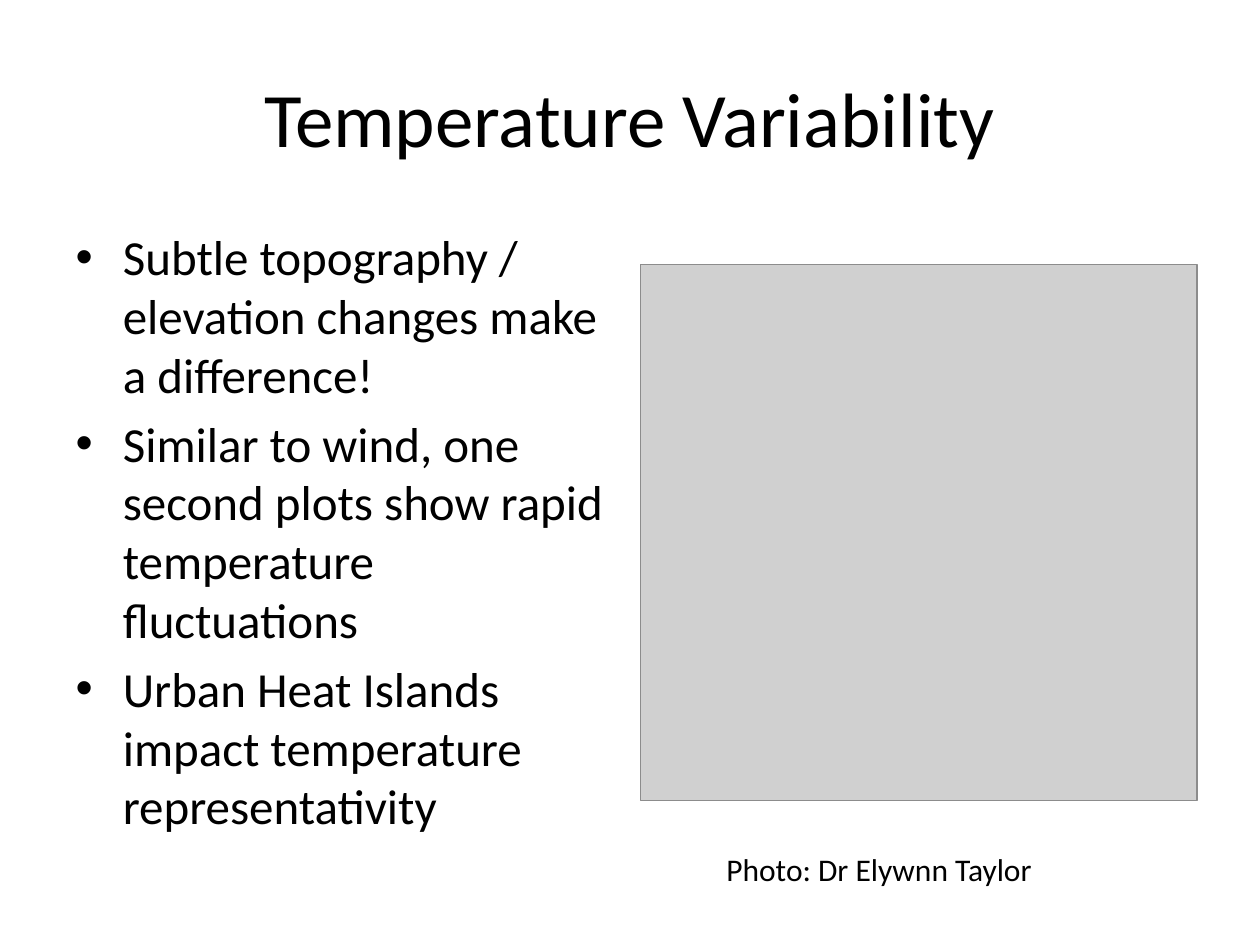
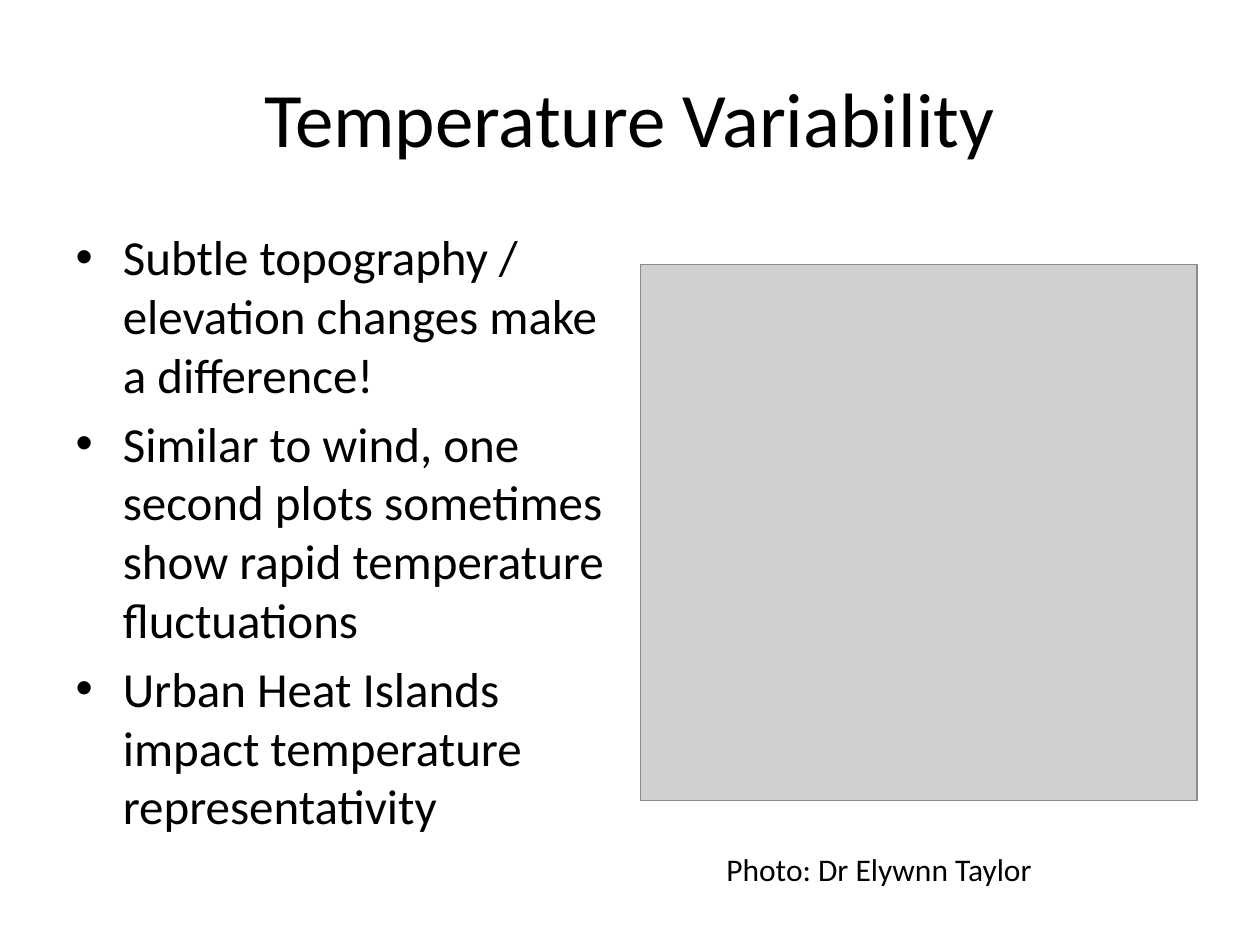
Before and after one commit to akrherz/akrherz, a slide deck: slide 7 of presentations/180301_seiara/herzmann_seiara.pptx. Drawn at 1260x945 pixels with LibreOffice and Linux fonts; fonts in the diff are those of the drawing; grey boxes stand for pictures. Boxes give left, top, right and bottom in pixels: in the first picture for what was removed or moved away, otherwise in the second. Text is boxed around its words. In the diff, an @@ line names an element or a change of style, - is before the commit and + after.

```diff
--- a/presentations/180301_seiara/herzmann_seiara.pptx
+++ b/presentations/180301_seiara/herzmann_seiara.pptx
@@ text at (x1=123, y1=428, x2=604, y2=639): text changed @@
-• Similar to wind, one second plots show rapid temperature fluctuations
+• Similar to wind, one second plots sometimes show rapid temperature fluctuations
```
Also in this commit, not shown: 2 other slides changed, 1 other file.
